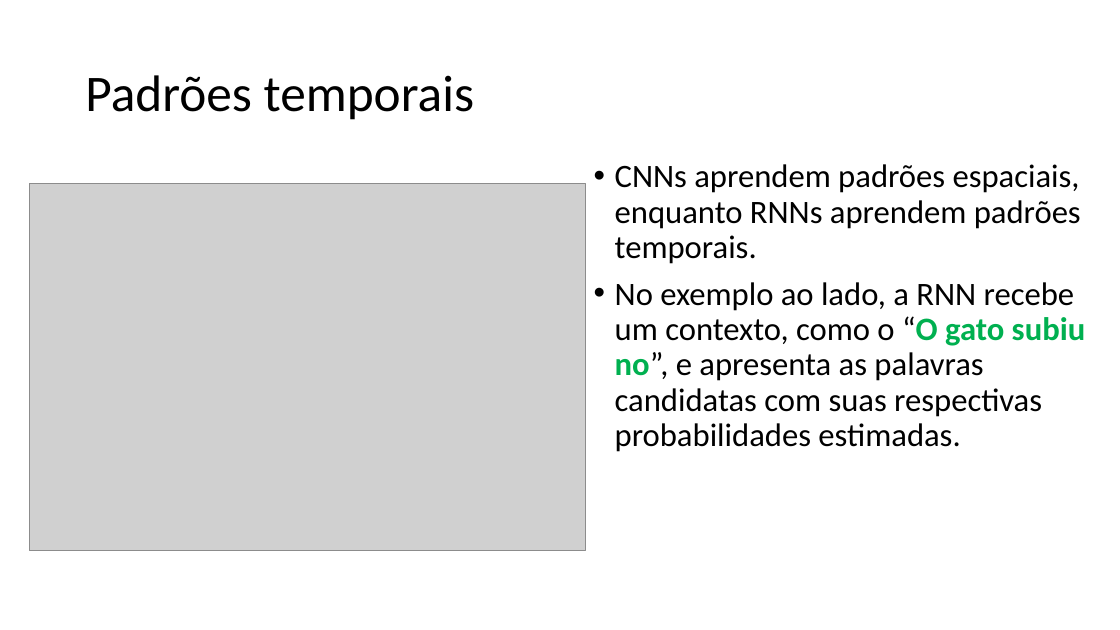
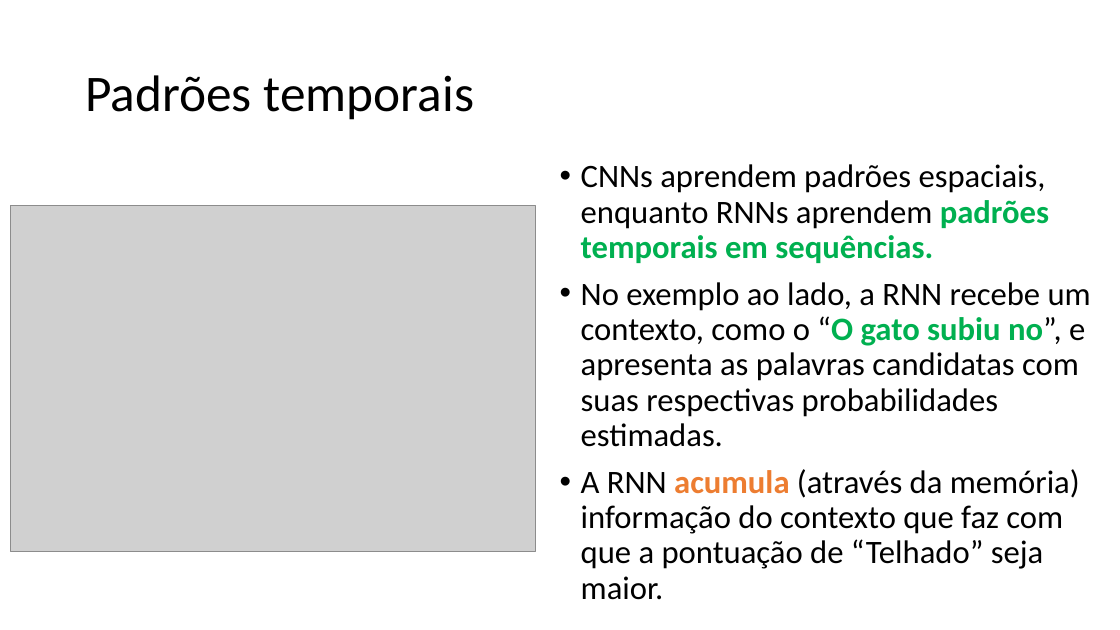
Before and after one commit to zz4fap/c24_inteligencia_artificial, a slide deck: slide 7 of slides/C24_RNN.pptx. Drawn at 1120x630 pixels with LibreOffice and Linux fonts; fonts in the diff are those of the drawing; grey boxes stand for pictures. Boxes give left, top, right and bottom in pixels: in the first picture for what was removed or moved away, otherwise in the second. Text is boxed around its words. In the diff, an @@ line names an element or a change of style, - is before the commit and + after.

```diff
--- a/slides/C24_RNN.pptx
+++ b/slides/C24_RNN.pptx
@@ text "CNNs aprendem padrões espaciais, enquanto ...": place and size @@
-text "CNNs aprendem padrões espaciais, enquanto ..." at [615,164,1086,452]
+text "CNNs aprendem padrões espaciais, enquanto ..." at [581,164,1091,600]
@@ text at [581,164,1049,263]: text changed @@
-• CNNs aprendem padrões espaciais, enquanto RNNs aprendem padrões temporais.
+• CNNs aprendem padrões espaciais, enquanto RNNs aprendem padrões temporais em sequências.
@@ picture: place and size @@
-picture at [29,184,586,551]
+picture at [11,206,535,552]
@@ text at [581,469,1080,600]: paragraph added @@
+• A RNN acumula (através da memória) informação do contexto que faz com que a pontuação de “Telhado” seja maior.
```
Also in this commit, not shown: 24 other slides changed, 7 slides added, 8 slides removed, 1 other file.
